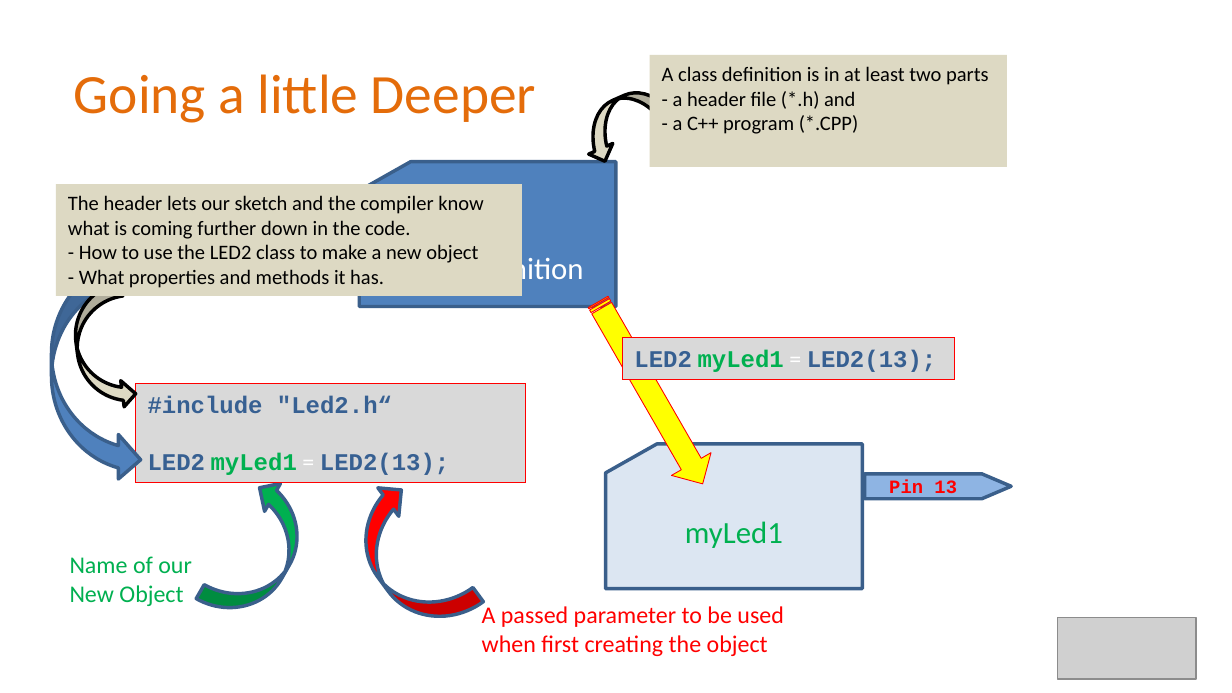
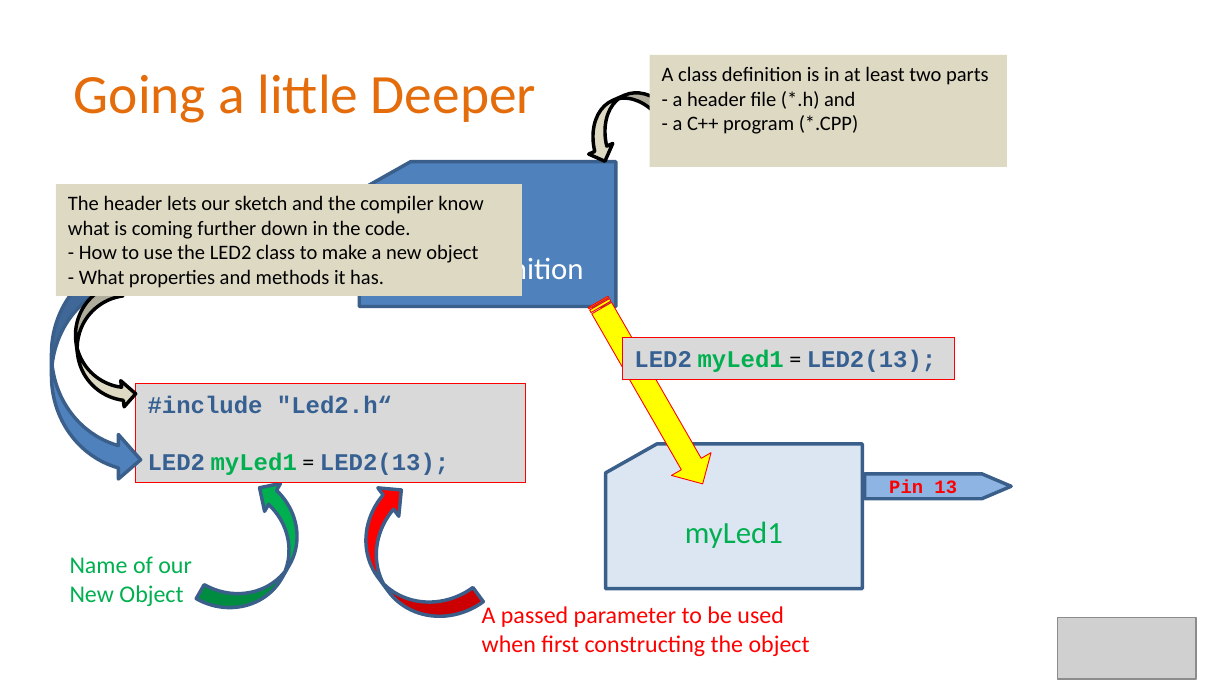
Before and after one commit to Alan-Lomax/MERG-SIG-Presentations, a slide deck: slide 9 of Part 4 - Introduction to Class Programming.pptx. Drawn at 1232x693 pixels with LibreOffice and Linux fonts; fonts in the diff are those of the drawing; grey boxes stand for pictures; background and template pictures are left out. Boxes give left, top, right and bottom in pixels: in the first picture for what was removed or moved away, otherwise in the second. Text is boxed around its words. In the diff, an @@ line names an element or a change of style, - is before the commit and + after.

```diff
--- a/Part 4 - Introduction to Class Programming.pptx
+++ b/Part 4 - Introduction to Class Programming.pptx
@@ rectangle "LED2 myLed1 = LED2(13);" at (x1=622, y1=338, x2=955, y2=379): text colour #FFFFFF to #000000 in "=" @@
@@ text in rectangle at (x1=148, y1=453, x2=449, y2=475): text colour #FFFFFF to #000000 in "=" @@
@@ text at (x1=482, y1=603, x2=810, y2=656): text changed @@
-A passed parameter to be used when first creating the object
+A passed parameter to be used when first constructing the object
```
Also in this commit, not shown: 10 other slides changed, 5 slides added.
